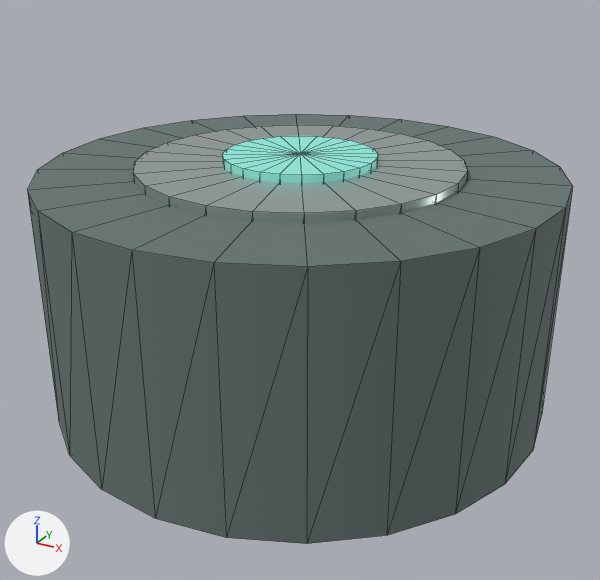
The glTF model assets/models/robots/ro1/wheel_standard.glb as it was, and as the next commit left it.
Rendered twice from a 50 mm lens placed at (0.157, -0.286, 0.14), pointed at (0.001, -0.001, -0.003). Lighting does not change. The marker at lower left points along +X, +Y and +Z. The first picture is the older version. Mesh edges are drawn as thin lines. Where no turn or scale is listed for an object, it has been applied to the vertices. Vertices at exactly the same position are counted once.

Names of what the first picture shows: 'hub', 'rim', 'tire'.
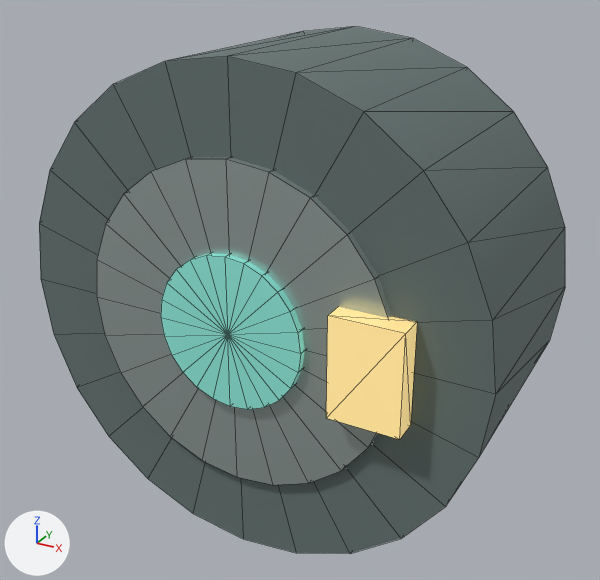
Where the newer file only moved an object's origin or applied its transform, the numbers keep the older frame.

What the commit changed:
Material 'rotation_witness_left_material' (mat_rotation_witness_left_material) is new.
Its base color is (0.957, 0.718, 0.294) (yellow #fadc94).
Its metallic is 0.25.
Its roughness is 0.3.
Its emission color is (0.459, 0.344, 0.141) (yellow #b49e69).
Its emission strength is 1.0.
me_tire is used by ob_tire; location (0.0, 0.0, 0.0).
me_tire had 50 vertices, 96 faces and spanned x -0.105..0.105, y -0.105..0.105, z -0.05..0.05.
me_tire now has 50 vertices, 96 faces and spans x -0.1..0.1, y -0.05..0.05, z -0.1..0.1.
me_tire part 1: the whole mesh is multiplied about its middle by the matrix ((0.952, 0.0, 0.0), (0.0, 0.0, 1.0), (0.0, -0.952, 0.0)).
Mesh me_rotation_witness_left is new.
It is a box spanning x -0.014..0.014, y -0.005..0.005, z -0.02..0.02.
It uses material mat_rotation_witness_left_material (yellow #fadc94, glowing yellow #b49e69).
Object 'rim' (ob_rim) turns from (90, 0, 0) to (0, 0, 0) degrees about x, y and z.
Object 'rotation_witness_left' (ob_rotation_witness_left) is new; it shows me_rotation_witness_left.
Its location is (0.058, -0.056, 0.0).

Boxes [x1, y1, x2, y2] around the edits, measured in the pictures (600 x 580 px):
'tire', reshaped (23% taller): before [27, 114, 573, 544]; after [39, 26, 565, 553]
'rim', turned: before [133, 125, 467, 222]; after [97, 157, 392, 485]
'rotation_witness_left', added (yellow): after [326, 307, 417, 440]
'hub', unchanged, uncovered by the edit: before [222, 136, 378, 183]; after [161, 253, 305, 409]
